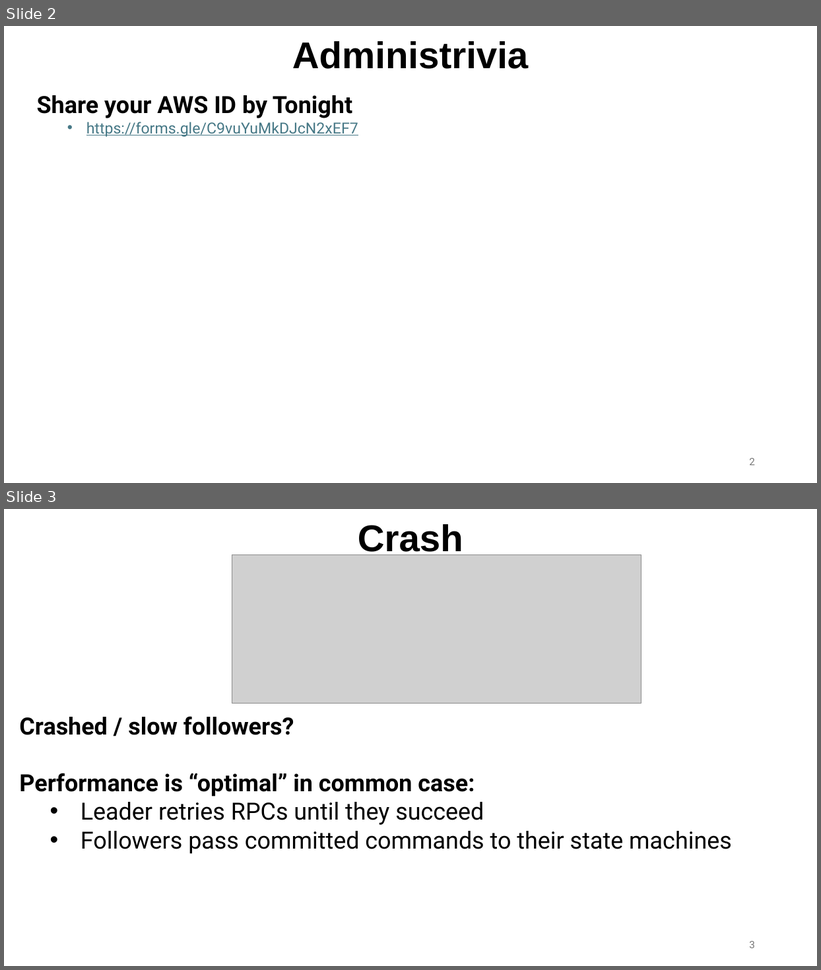
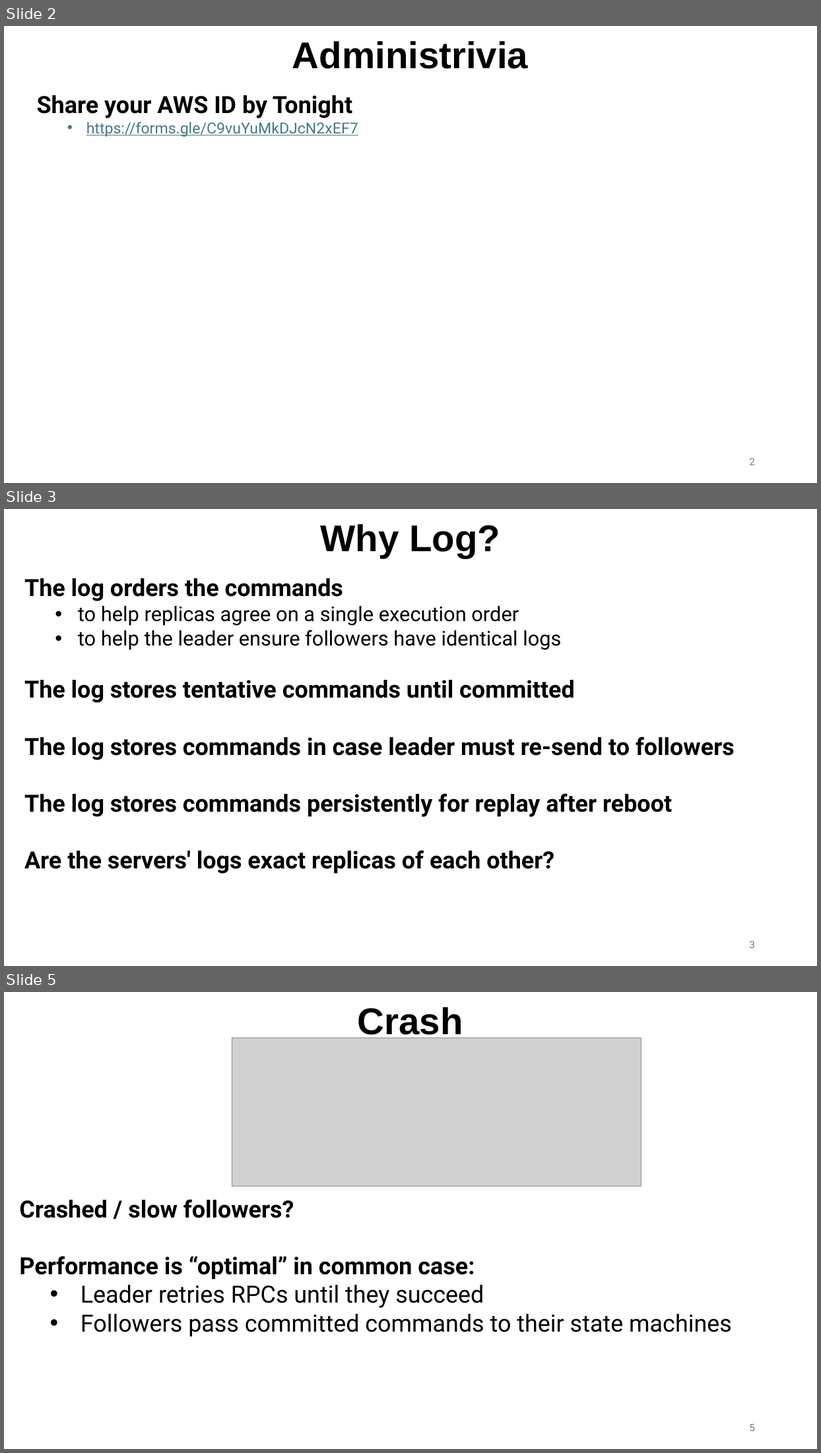
Before and after one commit to ec528/ec528.github.io, a slide deck: slides/fall26/6-raft-2.pptx. Shown one above the other, each under a label of ours: slides 2 and 3 before the commit, slides 2, 3 and 5 after it; the slides between them are not shown. The pictures are 821x970 and 821x1453 pixels, drawn with LibreOffice and Linux fonts; fonts in the diff are those of the drawing; grey boxes stand for pictures. Boxes give left, top, right and bottom in pixels: in the first picture for what was removed or moved away, otherwise in the second. Text is boxed around its words. In the diff, an @@ line names an element or a change of style, - is before the commit and + after.

```diff
--- a/slides/fall26/6-raft-2.pptx
+++ b/slides/fall26/6-raft-2.pptx
@@ slide 3 added at <box>4,509,817,966</box>, background #FFFFFF @@
@@ title added at <box>320,524,500,558</box>, 44 pt, text #000000, bold @@
+Why Log?
@@ text added at <box>24,578,735,874</box>, 28 pt, text #000000, bold @@
+The log orders the commands
+  • to help replicas agree on a single execution order
+  • to help the leader ensure followers have identical logs
+The log stores tentative commands until committed
+The log stores commands in case leader must re-send to followers
+The log stores commands persistently for replay after reboot
+Are the servers' logs exact replicas of each other?
@@ page number added at <box>749,941,755,949</box>, 12 pt, text #797979 @@
+3
@@ what was slide 3 is now slide 5 @@
@@ page number at <box>749,1424,755,1432</box>: text changed @@
-3
+5
```
Also in this commit, not shown: 1 other slide added.
